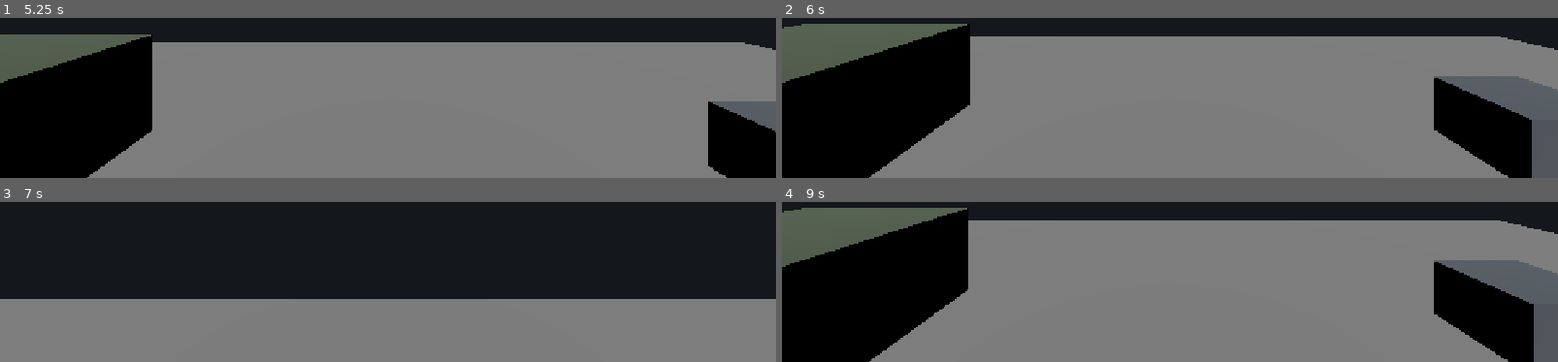
Above: before the commit, frames 1-4 (two rows, left to right).
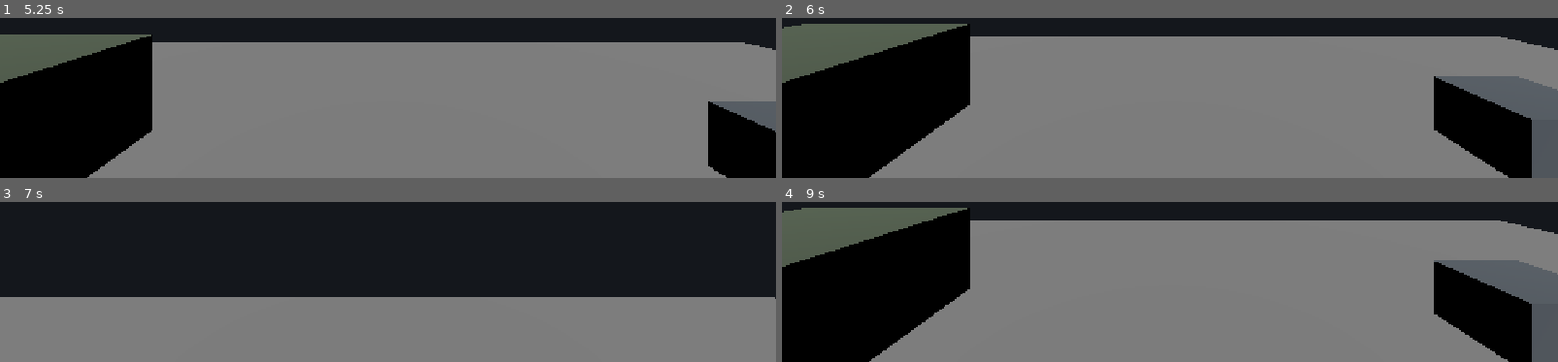
Above: after the commit, the same moments.

Repository: AnonymousNomad/black-vector
Game: Godot game, scene res://scenes/slice/slice_main.tscn
The game is run twice, just before and just after one commit, with the same random seed, the same clock (stepped at 60 frames per second) and the same inputs.
Inputs (mouse positions are in pixels of both pictures, inside the frame that each line leads up to):
- Up to frame 1 (5.25 s): move the mouse to (outside the picture) at 0.52 s; hold D (move_right) 0.53-1.25 s; hold E (interact) 0.53-1.25 s; click (outside the picture) at 0.67 s; tap Space (jump) at 0.77, 3.77 s; drag from (outside the picture) to (349, 46) at 1.27 s; tap Enter at 2 s; move the mouse to (outside the picture) at 2.02 s; hold D (move_right) 2.03-2.75 s; hold K (combat_guard) 2.03-2.75 s; tap E (interact) at 2.3 s; drag from (349, 46) to (outside the picture) at 2.77 s; tap Backspace (debug_reset_opponent) at 3.5 s; move the mouse to (620, 26) at 3.52 s; hold A (move_left) 3.53-4.25 s; hold E (interact) 3.53-4.25 s; tap Q (contact_speak) at 3.6 s; drag from (outside the picture) to (outside the picture) at 4.27 s; tap R (debug_reset_observer) at 5 s; move the mouse to (outside the picture) at 5.02 s; hold S (move_backward) from 5.03 s (still down); hold E (interact) from 5.03 s (still down); click (outside the picture) at 5.17 s
- Up to frame 2 (6 s): release S (move_backward) at 5.75 s; release E (interact) at 5.75 s; tap Backspace (debug_reset_opponent) at 5.75 s; drag from (outside the picture) to (outside the picture) at 5.77 s
- Up to frame 3 (7 s): tap R (debug_reset_observer) at 6.5 s; move the mouse to (outside the picture) at 6.52 s; hold W (move_forward) from 6.53 s (still down); hold Shift (sprint) from 6.53 s (still down); tap Space (jump) at 6.77 s; tap E (interact) at 6.8 s
- Up to frame 4 (9 s): release W (move_forward) at 7.25 s; release Shift (sprint) at 7.25 s; drag from (outside the picture) to (1131, 230) at 7.27 s; tap Backspace (debug_reset_opponent) at 8 s; move the mouse to (outside the picture) at 8.02 s; hold S (move_backward) 8.03-8.75 s; hold E (interact) 8.03-8.75 s; tap 2 (tactical_normal) at 8.1 s; drag from (1131, 230) to (outside the picture) at 8.77 s

Frame 1 is identical in both runs. In frame 2, less than 0.1% of the frame differs, in the area x 1-97%, y 4-98%; in frame 3, 1.2%, in the area x 0-100%, y 59-61%; in frame 4, 0.2%.
Error after the commit: Invalid assignment of property or key 'enabled' with value of type 'bool' on a base object of type 'OmniLight3D'. (res://scripts/slice/cannery_state.gd:82)

Commit message:
feat: D032 slice 1 - Gyle Cannery production shell + corrected starting kit

Diff:
--- /dev/null
+++ b/game/scenes/slice/sector_f1_gyle_cannery.tscn
@@ -0,0 +1,147 @@
+[gd_scene load_steps=5 format=3]
+
+[ext_resource type="PackedScene" path="res://scenes/world/graybox_block.tscn" id="1"]
+[ext_resource type="PackedScene" path="res://scenes/slice/human_presence.tscn" id="2"]
+
+[sub_resource type="PlaneMesh" id="pad_mesh"]
+size = Vector2(24, 10)
+
+[sub_resource type="BoxShape3D" id="pad_shape"]
+size = Vector3(24, 0.1, 10)
+
+[node name="GyleCannery" type="Node3D"]
+
+[node name="CanneryPad" type="StaticBody3D" parent="."]
+collision_layer = 1
+collision_mask = 0
+
+[node name="MeshInstance3D" type="MeshInstance3D" parent="CanneryPad"]
+mesh = SubResource("pad_mesh")
+
+[node name="CollisionShape3D" type="CollisionShape3D" parent="CanneryPad"]
+transform = Transform3D(1, 0, 0, 0, 1, 0, 0, 0, 1, 0, -0.05, 0)
+shape = SubResource("pad_shape")
+
+[node name="WallNorth" parent="." instance=ExtResource("1")]
+transform = Transform3D(1, 0, 0, 0, 1, 0, 0, 0, 1, -0.5, 2.4, -5.15)
+block_size = Vector3(16.6, 4.8, 0.7)
+block_color = Color(0.42, 0.42, 0.45, 1)
+
+[node name="WallSouth" parent="." instance=ExtResource("1")]
+transform = Transform3D(1, 0, 0, 0, 1, 0, 0, 0, 1, -0.5, 2.4, 5.15)
+block_size = Vector3(16.6, 4.8, 0.7)
+block_color = Color(0.42, 0.42, 0.45, 1)
+
+[node name="WallBack" parent="." instance=ExtResource("1")]
+transform = Transform3D(1, 0, 0, 0, 1, 0, 0, 0, 1, 7.4, 2.4, 0)
+block_size = Vector3(0.7, 4.8, 10.3)
+block_color = Color(0.42, 0.42, 0.45, 1)
+
+[node name="FrontWallNorth" parent="." instance=ExtResource("1")]
+transform = Transform3D(1, 0, 0, 0, 1, 0, 0, 0, 1, -7.4, 2.4, -3.4)
+block_size = Vector3(0.7, 4.8, 3.6)
+block_color = Color(0.42, 0.42, 0.45, 1)
+
+[node name="FrontWallSouth" parent="." instance=ExtResource("1")]
+transform = Transform3D(1, 0, 0, 0, 1, 0, 0, 0, 1, -7.4, 2.4, 3.4)
+block_size = Vector3(0.7, 4.8, 3.6)
+block_color = Color(0.42, 0.42, 0.45, 1)
+
+[node name="EntryDoor" parent="." instance=ExtResource("1")]
+transform = Transform3D(1, 0, 0, 0, 1, 0, 0, 0, 1, -7.4, 1.6, 0)
+affordance = "open"
+object_id = "f1_gyle_cannery_door"
+block_size = Vector3(0.5, 3.2, 3.2)
+block_color = Color(0.42, 0.3, 0.2, 1)
+
+[node name="InteriorLight" type="OmniLight3D" parent="."]
+transform = Transform3D(1, 0, 0, 0, 1, 0, 0, 0, 1, 0, 3.2, 0)
+enabled = false
+omni_range = 11.0
+light_energy = 1.8
+light_color = Color(1, 0.93, 0.8, 1)
+
+[node name="LightSwitch" parent="." instance=ExtResource("1")]
+transform = Transform3D(1, 0, 0, 0, 1, 0, 0, 0, 1, -4.6, 1.1, -4.5)
+affordance = "open"
+object_id = "f1_gyle_cannery_light"
+block_size = Vector3(0.5, 0.8, 0.5)
+block_color = Color(0.55, 0.42, 0.2, 1)
+
+[node name="Machinery01" parent="." instance=ExtResource("1")]
+transform = Transform3D(1, 0, 0, 0, 1, 0, 0, 0, 1, -2.2, 0.85, 2)
+affordance = "inspect"
+object_id = "f1_cannery_machinery_01"
+trace_kind = "MACHINERY"
+block_size = Vector3(2.2, 1.7, 1.2)
+block_color = Color(0.32, 0.34, 0.36, 1)
+
+[node name="Vat01" parent="." instance=ExtResource("1")]
+transform = Transform3D(1, 0, 0, 0, 1, 0, 0, 0, 1, 1, 1.1, -2.1)
+affordance = "inspect"
+object_id = "f1_cannery_vat_01"
+trace_kind = "PROCESS"
+block_size = Vector3(2, 2.2, 2)
+block_color = Color(0.28, 0.3, 0.34, 1)
+
+[node name="CollectCrateF1" parent="." instance=ExtResource("1")]
+transform = Transform3D(1, 0, 0, 0, 1, 0, 0, 0, 1, 3.6, 0.4, 2.1)
+affordance = "collect"
+object_id = "f1_cannery_crate_01"
+block_size = Vector3(0.8, 0.8, 0.8)
+block_color = Color(0.45, 0.36, 0.24, 1)
+
+[node name="DeepGate" parent="." instance=ExtResource("1")]
+transform = Transform3D(1, 0, 0, 0, 1, 0, 0, 0, 1, 0.1, 2.6, 0)
+affordance = "inspect"
+object_id = "f1_gyle_cannery_gate"
+trace_kind = "GATE"
+block_size = Vector3(0.6, 5.2, 9.6)
+block_color = Color(0.24, 0.26, 0.3, 1)
+
+[node name="Conveyor01" parent="." instance=ExtResource("1")]
+transform = Transform3D(1, 0, 0, 0, 1, 0, 0, 0, 1, 3, 0.85, 0)
+block_size = Vector3(3.6, 0.7, 1.1)
+block_color = Color(0.3, 0.3, 0.32, 1)
+
+[node name="Vat02" parent="." instance=ExtResource("1")]
+transform = Transform3D(1, 0, 0, 0, 1, 0, 0, 0, 1, 5.6, 1.1, 1.7)
+block_size = Vector3(1.8, 2.2, 1.8)
+block_color = Color(0.26, 0.3, 0.32, 1)
+
+[node name="CrateStack02" parent="." instance=ExtResource("1")]
+transform = Transform3D(1, 0, 0, 0, 1, 0, 0, 0, 1, 5.4, 0.9, -1.8)
+block_size = Vector3(1.5, 1.8, 1.1)
+block_color = Color(0.35, 0.28, 0.2, 1)
+
+[node name="DeepBayLight" type="OmniLight3D" parent="."]
+transform = Transform3D(1, 0, 0, 0, 1, 0, 0, 0, 1, 3.8, 3, 0)
+enabled = false
+omni_range = 9.0
+light_energy = 0.9
+light_color = Color(0.75, 0.85, 1, 1)
+
+[node name="IntroSign" parent="." instance=ExtResource("1")]
+transform = Transform3D(1, 0, 0, 0, 1, 0, 0, 0, 1, -10.5, 1.4, 2.6)
+affordance = "inspect"
+object_id = "f1_cannery_sign_01"
+trace_kind = "SIGN"
+block_size = Vector3(0.4, 2.8, 1.4)
+block_color = Color(0.36, 0.34, 0.3, 1)
+
+[node name="ApproachCrate" parent="." instance=ExtResource("1")]
+transform = Transform3D(1, 0, 0, 0, 1, 0, 0, 0, 1, -10.2, 0.4, -3)
+block_size = Vector3(1, 0.8, 1)
+block_color = Color(0.42, 0.34, 0.24, 1)
+
+[node name="ApproachCoverF1" parent="." instance=ExtResource("1")]
+transform = Transform3D(1, 0, 0, 0, 1, 0, 0, 0, 1, -11, 2, -4.4)
+shelter_radius = 2.6
+block_size = Vector3(2.6, 0.2, 2.6)
+block_color = Color(0.32, 0.3, 0.28, 1)
+
+[node name="PresenceF1" parent="." instance=ExtResource("2")]
+transform = Transform3D(1, 0, 0, 0, 1, 0, 0, 0, 1, -3.5, 0, 1.3)
+presence_id = "presence_f1"
+posture = "SIT"
+activity = "SHELTERING"
--- a/game/scenes/slice/slice_main.tscn
+++ b/game/scenes/slice/slice_main.tscn
@@ -1,9 +1,10 @@
-[gd_scene load_steps=5 format=3]
+[gd_scene load_steps=6 format=3]
 
 [ext_resource type="Script" path="res://scripts/slice/game_world.gd" id="1"]
 [ext_resource type="PackedScene" path="res://scenes/slice/sector_s1_strand.tscn" id="2"]
 [ext_resource type="PackedScene" path="res://scenes/ui/debug_overlay.tscn" id="3"]
 [ext_resource type="PackedScene" path="res://scenes/ui_core/interaction_prompt_host.tscn" id="4"]
+[ext_resource type="PackedScene" path="res://scenes/slice/sector_f1_gyle_cannery.tscn" id="5"]
 
 [node name="SliceMain" type="Node"]
 script = ExtResource("1")
@@ -11,6 +12,9 @@
 
 [node name="SectorS1" parent="." instance=ExtResource("2")]
 
+[node name="GyleCannery" parent="." instance=ExtResource("5")]
+transform = Transform3D(1, 0, 0, 0, 1, 0, 0, 0, 1, 22, 0, 0)
+
 [node name="DebugOverlay" parent="." instance=ExtResource("3")]
 
 [node name="InteractionPromptHost" parent="." instance=ExtResource("4")]
--- /dev/null
+++ b/game/scripts/slice/beat_staging.gd
@@ -0,0 +1,33 @@
+class_name BeatStaging
+extends Node
+
+const DOOR_ID := "f1_gyle_cannery_door"
+
+var world: WorldStateManager
+var narrative: NarrativeChannels
+var _door_narrated := false
+
+func setup(w: WorldStateManager, n: NarrativeChannels) -> void:
+	world = w
+	narrative = n
+	if world:
+		world.object_changed.connect(_on_object_changed)
+
+func stage_awakening() -> void:
+	if narrative == null:
+		return
+	narrative.emit_inner_thought("beat_strand_awakening", "inner_strand_awakening", {}, true)
+	narrative.emit_inner_thought("beat_photograph", "inner_photograph", {}, true)
+
+func _on_object_changed(id: String) -> void:
+	if id != DOOR_ID or _door_narrated:
+		return
+	if world == null or not world.object_state(DOOR_ID).has("open"):
+		return
+	_door_narrated = true
+	if narrative == null:
+		return
+	narrative.emit_inner_thought("beat_cannery_unsealed", "inner_cannery_unsealed", {})
+	if world and not world.has_seen("beat_cannery_seen"):
+		world.mark_seen("beat_cannery_seen")
+		narrative.note_observable("f1_gyle_cannery", "reality_gyle_cannery")
--- /dev/null
+++ b/game/scripts/slice/cannery_state.gd
@@ -0,0 +1,82 @@
+class_name CanneryState
+extends Node
+
+const DOOR_ID := "f1_gyle_cannery_door"
+const LIGHT_ID := "f1_gyle_cannery_light"
+
+var world: WorldStateManager
+var save: SaveStateManager
+var root: Node3D
+var _door: StaticBody3D
+var _light: OmniLight3D
+var _applying_light := false
+var _door_open_ever := false
+
+func setup(w: WorldStateManager, s: SaveStateManager, cannery_root: Node3D) -> void:
+	world = w
+	save = s
+	root = cannery_root
+	if root == null:
+		return
+	_door = root.get_node_or_null("EntryDoor") as StaticBody3D
+	_light = root.get_node_or_null("InteriorLight") as OmniLight3D
+	if world:
+		world.object_changed.connect(_on_object_changed)
+	if save:
+		save.load_completed.connect(_on_load_completed)
+	apply_all()
+
+func apply_all() -> void:
+	_apply_door()
+	_apply_light()
+
+func _on_object_changed(id: String) -> void:
+	if id == DOOR_ID:
+		_apply_door()
+	elif id == LIGHT_ID:
+		_toggle_light()
+
+func _on_load_completed(_slot: int) -> void:
+	apply_all()
+
+func _apply_door() -> void:
+	if _door == null or world == null:
+		return
+	var open := world.object_state(DOOR_ID).has("open")
+	_door.collision_layer = 0 if open else 1
+	_door.collision_mask = 0
+	var mesh: Node = _door.get_node_or_null("MeshInstance3D")
+	if mesh:
+		mesh.visible = not open
+	if open and not _door_open_ever:
+		_door_open_ever = true
+		_on_door_first_open()
+
+func _on_door_first_open() -> void:
+	if world == null:
+		return
+	var pos := Vector3.ZERO
+	if _door:
+		pos = _door.global_position
+	world.add_field_entry("FACILITY", DOOR_ID, "entry opened", pos)
+	world.register_poi("f1_gyle_cannery", "FACILITY", pos, 3.0, 0.0)
+	if world.channel_value(world.CHANNEL_FACILITY) != "ENTRY_OPEN":
+		world.set_channel(world.CHANNEL_FACILITY, "ENTRY_OPEN")
+
+func _toggle_light() -> void:
+	if _light == null or world == null:
+		return
+	if _applying_light:
+		_apply_light()
+		return
+	_applying_light = true
+	if _light.enabled:
+		world.mark_object(LIGHT_ID, "closed")
+	else:
+		world.mark_object(LIGHT_ID, "on")
+	_applying_light = false
+
+func _apply_light() -> void:
+	if _light == null or world == null:
+		return
+	_light.enabled = world.object_state(LIGHT_ID).has("on")
--- a/game/scripts/slice/field_item.gd
+++ b/game/scripts/slice/field_item.gd
@@ -5,6 +5,9 @@
 const SLOT_MEDICAL := "medical"
 const SLOT_SUPPLIES := "supplies"
 const SLOT_OBSERVATION := "observation"
+const SLOT_WEAPON := "weapon"
+const SLOT_AMMO := "ammo"
+const SLOT_PERSONAL := "personal"
 
 var id := ""
 var slot := ""
@@ -27,10 +30,13 @@
 
 static func baseline_kit() -> Array[FieldItem]:
 	return [
-		create("field_knife", SLOT_TOOL, "Field Knife", "UNIT MARKINGS REMOVED", 0.62, ["field issue", "confiscated at intake", "kept on person"], ["USE", "INSPECT"]),
+		create("boot_knife", SLOT_TOOL, "Boot Knife", "UNIT MARKINGS REMOVED", 0.62, ["kept on person through intake"], ["USE", "INSPECT"]),
 		create("medical_kit", SLOT_MEDICAL, "Medical Kit", "ISLAND STORES", 0.8, ["partially depleted"], ["USE", "INSPECT", "TREAT"]),
 		create("field_supplies", SLOT_SUPPLIES, "Field Supplies", "ISLAND STORES", 0.7, ["rationed"], ["USE", "INSPECT"]),
 		create("observation_kit", SLOT_OBSERVATION, "Observation Kit", "OVERWATCH RECON", 0.9, ["carried through intake"], ["SURVEY", "INSPECT", "RECORD"]),
+		create("sidearm", SLOT_WEAPON, "Sidearm", "UNIT MARKINGS REMOVED", 0.55, ["worn from use", "few magazines to hand"], ["INSPECT"]),
+		create("magazines", SLOT_AMMO, "Magazines (limited)", "UNIT MARKINGS REMOVED", 0.6, ["one loaded, one spare"], ["INSPECT"]),
+		create("photograph", SLOT_PERSONAL, "Photograph", "CARRIED THROUGH INTAKE", 0.4, ["worn at the edges", "a woman in the frame - familiar, unable to place her"], ["INSPECT"]),
 	]
 
 func to_dict() -> Dictionary:
--- a/game/scripts/slice/game_world.gd
+++ b/game/scripts/slice/game_world.gd
@@ -14,6 +14,8 @@
 const NARRATIVE := "Narrative"
 const CONTACT := "Contact"
 const PRESENTER := "Presentation"
+const CANNERY := "CanneryState"
+const BEATS := "BeatStaging"
 
 @export var slice_seed := 0
 
@@ -30,6 +32,8 @@
 var narrative: NarrativeChannels
 var contact: ContactManager
 var presenter: NarrativePresenter
+var cannery: CanneryState
+var beats: BeatStaging
 var _player_body: BodyState
 var _player_signature: SignatureController
 var _move_trace_accum := 0.0
@@ -93,6 +97,12 @@
 	save_state = SaveStateManager.new()
 	save_state.name = SAVE_STATE
 	add_child(save_state)
+	cannery = CanneryState.new()
+	cannery.name = CANNERY
+	add_child(cannery)
+	beats = BeatStaging.new()
+	beats.name = BEATS
+	add_child(beats)
 
 func wire_services() -> void:
 	time_weather.setup(world_state)
@@ -110,6 +120,13 @@
 	player_state.seed_equipment(FieldItem.baseline_kit())
 	save_state.setup(world_state, player_state, time_weather, pressure)
 	save_state.load_completed.connect(_on_load_completed)
+	var cannery_root := get_node_or_null("GyleCannery") as Node3D
+	if cannery_root:
+		cannery.setup(world_state, save_state, cannery_root)
+	else:
+		push_warning("D032: GyleCannery sub-scene not found")
+	beats.setup(world_state, narrative)
+	beats.stage_awakening()
 	world_state.channel_changed.connect(_on_channel_changed)
 	interaction.action_resolved.connect(_on_action_resolved)
 	add_to_group("game_world")
--- a/game/scripts/slice/narrative_channels.gd
+++ b/game/scripts/slice/narrative_channels.gd
@@ -15,6 +15,10 @@
 	"corley_warn": "Don't.",
 	"inner_keep_distance": "Keep your distance.",
 	"unknown_placeholder": "...",
+	"inner_strand_awakening": "Woke on the strand with the bare kit - sidearm, few magazines, a knife, the photograph.",
+	"inner_photograph": "The photograph. Carried it through intake without remembering why.",
+	"inner_cannery_unsealed": "The bay door gives. The cannery is open.",
+	"reality_gyle_cannery": "Gyle Cannery. A marine workshed, gone quiet.",
 }
 
 const INTENT_TEXT := {
Not shown, changed: tests/static_verify_game.py
